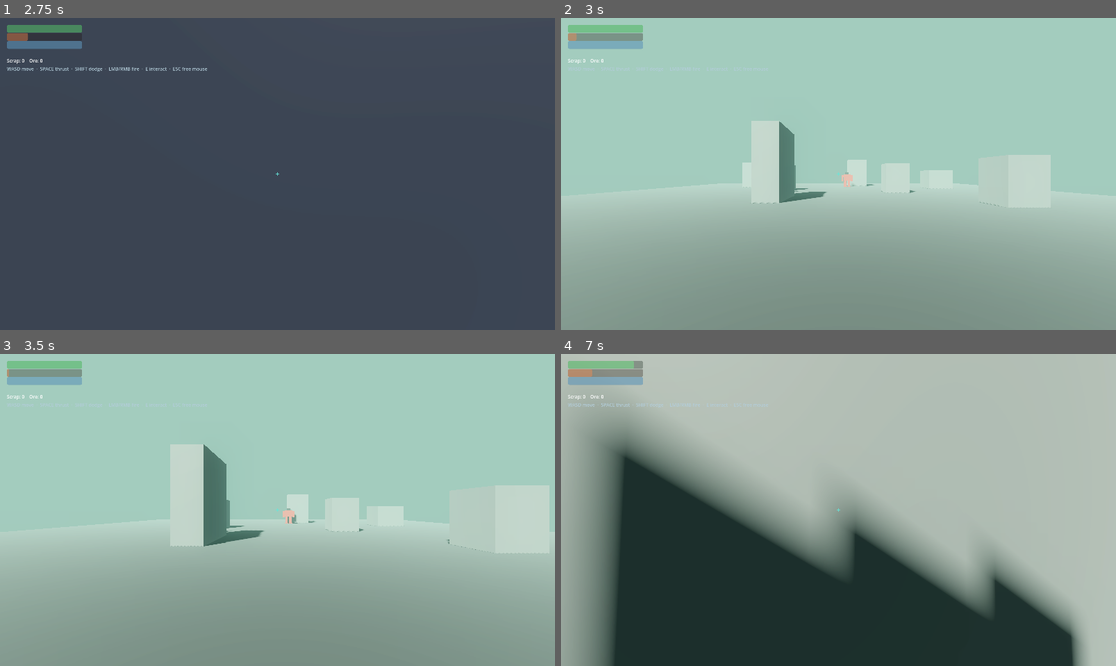
Above: before the commit, frames 1-4 (two rows, left to right).
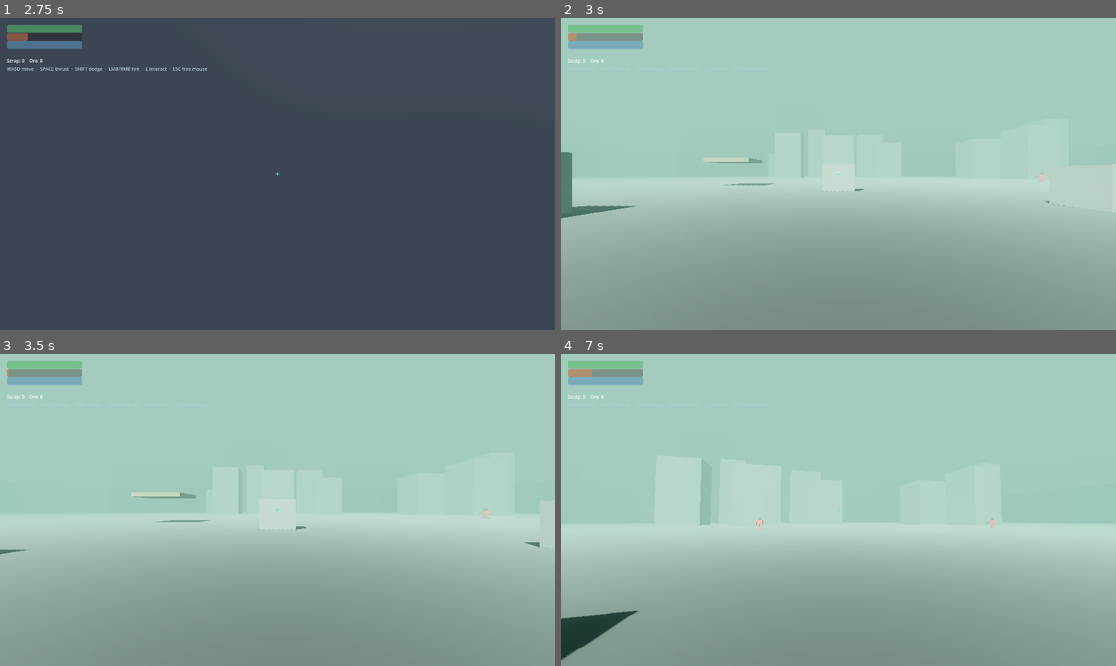
Above: after the commit, the same moments.

Repository: Shinigami92/ironhaul
Game: Godot game, scene res://scenes/main.tscn
Two runs of this game, one before a commit and one after it. Both use one fixed random seed, a clock stepped at 60 frames per second and the inputs below.
Inputs (mouse positions are in pixels of both pictures, inside the frame that each line leads up to):
- Up to frame 1 (2.75 s): tap Enter at 0.5 s; move the mouse to (305, 174) at 0.52 s; hold W (move_forward) from 0.53 s (still down); tap Shift (dodge) at 0.6 s; click (305, 174) at 0.67 s; move the mouse to (249, 174) at 1.27 s; click (249, 174) at 1.35 s; move the mouse to (288, 167) at 2.02 s; right-click (288, 167) at 2.1 s
- Up to frame 2 (3 s): keep holding W (move_forward); move the mouse to (832, 180) at 2.77 s; tap E (interact) at 2.85 s; click (832, 180) at 2.92 s
- Up to frame 3 (3.5 s): keep holding W (move_forward)
- Up to frame 4 (7 s): move the mouse to (877, 513) at 3.52 s; tap Alt at 3.6 s; move the mouse to (794, 506) at 4.27 s; tap Ctrl at 4.35 s; move the mouse to (844, 510) at 5.02 s; tap Shift (dodge) at 5.1 s; click (844, 510) at 5.17 s; move the mouse to (816, 503) at 5.77 s; release W (move_forward) at 5.78 s; hold D (move_right) 5.78-6.53 s; click (816, 503) at 5.85 s; move the mouse to (866, 510) at 6.52 s; hold W (move_forward) from 6.53 s (still down); right-click (866, 510) at 6.6 s

Frame 1 is identical in both runs. In frame 2, 3.3% of the frame differs, in the area x 0-100%, y 32-65%; in frame 3, 4.8%; in frame 4, 56%, in the area x 0-100%, y 2-100%.

Commit message:
feat: expand arena to 500m city with districts, walls, and grunt respawn

Diff:
--- a/scenes/arena/arena.gd
+++ b/scenes/arena/arena.gd
@@ -1,29 +1,132 @@
+@tool
 extends Node3D
 
-const ARENA_SIZE: float = 80.0
-const RETURN_ZONE_POS: Vector3 = Vector3(0, 0.3, 36.0)
+# `@tool` so the static city geometry renders inside the Godot editor when
+# arena.tscn is opened. Dynamic spawning (player, enemies, HUD, signal wiring)
+# is guarded by `Engine.is_editor_hint()` so the editor only shows the world,
+# not runtime entities.
+
+const ARENA_HALF: float = 250.0  # full arena is 500×500m
+const WALL_HEIGHT: float = 30.0
+const WALL_THICKNESS: float = 2.0
 const KILL_PLANE_Y: float = -20.0
-const RESPAWN_DELAY_SEC: float = 2.0
+const PLAYER_RESPAWN_DELAY_SEC: float = 2.0
+const GRUNT_RESPAWN_DELAY_SEC: float = 10.0
+
+const RETURN_ZONE_POS: Vector3 = Vector3(180, 0.3, -180)
+const PLAYER_SPAWN_POS: Vector3 = Vector3(0, 0.2, 0)
+
+const GROUND_COLOR: Color = Color(0.22, 0.24, 0.26)
+const WALL_COLOR: Color = Color(0.18, 0.20, 0.22)
+const BUILDING_COLOR: Color = Color(0.30, 0.32, 0.34)
+const PLATFORM_COLOR: Color = Color(0.40, 0.36, 0.28)
+const PLAZA_COVER_COLOR: Color = Color(0.40, 0.42, 0.44)
+
+# Tall, varied "building" boxes clustered in four cardinal districts plus two
+# smaller diagonal clusters. Edit entries here to reshape the city — arena.gd
+# rebuilds the full layout whenever the scene is (re)loaded.
+const BUILDINGS: Array = [
+	# North district
+	{"pos": Vector3(0, 15, -150), "size": Vector3(22, 30, 16)},
+	{"pos": Vector3(-40, 18, -170), "size": Vector3(20, 36, 18)},
+	{"pos": Vector3(40, 14, -170), "size": Vector3(18, 28, 20)},
+	{"pos": Vector3(-20, 22, -200), "size": Vector3(16, 44, 22)},
+	{"pos": Vector3(30, 20, -200), "size": Vector3(22, 40, 18)},
+	{"pos": Vector3(-60, 12, -220), "size": Vector3(24, 24, 20)},
+	# South district
+	{"pos": Vector3(0, 16, 150), "size": Vector3(24, 32, 18)},
+	{"pos": Vector3(-35, 14, 170), "size": Vector3(18, 28, 16)},
+	{"pos": Vector3(45, 20, 170), "size": Vector3(20, 40, 20)},
+	{"pos": Vector3(-15, 22, 200), "size": Vector3(22, 44, 18)},
+	{"pos": Vector3(40, 18, 210), "size": Vector3(18, 36, 22)},
+	{"pos": Vector3(-50, 15, 225), "size": Vector3(26, 30, 18)},
+	# East district
+	{"pos": Vector3(150, 18, 0), "size": Vector3(16, 36, 22)},
+	{"pos": Vector3(180, 14, -30), "size": Vector3(20, 28, 18)},
+	{"pos": Vector3(160, 20, 40), "size": Vector3(18, 40, 20)},
+	{"pos": Vector3(210, 22, 10), "size": Vector3(22, 44, 18)},
+	{"pos": Vector3(190, 16, 55), "size": Vector3(20, 32, 16)},
+	{"pos": Vector3(220, 12, -45), "size": Vector3(18, 24, 22)},
+	# West district
+	{"pos": Vector3(-150, 16, 0), "size": Vector3(20, 32, 20)},
+	{"pos": Vector3(-175, 20, -35), "size": Vector3(18, 40, 18)},
+	{"pos": Vector3(-155, 14, 35), "size": Vector3(22, 28, 20)},
+	{"pos": Vector3(-205, 18, 5), "size": Vector3(16, 36, 22)},
+	{"pos": Vector3(-190, 22, -50), "size": Vector3(20, 44, 18)},
+	{"pos": Vector3(-215, 14, 55), "size": Vector3(22, 28, 16)},
+	# NE small cluster
+	{"pos": Vector3(120, 16, -130), "size": Vector3(18, 32, 20)},
+	{"pos": Vector3(145, 20, -145), "size": Vector3(16, 40, 18)},
+	{"pos": Vector3(105, 14, -155), "size": Vector3(20, 28, 22)},
+	# SW small cluster
+	{"pos": Vector3(-125, 16, 130), "size": Vector3(20, 32, 18)},
+	{"pos": Vector3(-150, 18, 145), "size": Vector3(18, 36, 20)},
+	{"pos": Vector3(-110, 14, 155), "size": Vector3(22, 28, 16)},
+]
+
+# Thin elevated slabs between the plaza and the outer districts. Thrust-up to
+# reach them for a temporary high ground.
+const PLATFORMS: Array = [
+	{"pos": Vector3(-30, 7, -60), "size": Vector3(12, 1, 10)},
+	{"pos": Vector3(30, 8, 60), "size": Vector3(14, 1, 12)},
+	{"pos": Vector3(60, 7, 0), "size": Vector3(12, 1, 12)},
+	{"pos": Vector3(-60, 8, 20), "size": Vector3(10, 1, 10)},
+]
+
+# Small cover blocks scattered across the central plaza.
+const PLAZA_COVER: Array = [
+	{"pos": Vector3(15, 2.5, 15), "size": Vector3(5, 5, 5)},
+	{"pos": Vector3(-18, 3.0, 20), "size": Vector3(6, 6, 5)},
+	{"pos": Vector3(25, 2.0, -20), "size": Vector3(5, 4, 5)},
+	{"pos": Vector3(-25, 2.5, -15), "size": Vector3(5, 5, 6)},
+	{"pos": Vector3(5, 3.0, 40), "size": Vector3(4, 6, 4)},
+	{"pos": Vector3(0, 2.5, -40), "size": Vector3(6, 5, 4)},
+]
+
+# Grunt spawn points — one grunt spawns per point on arena load, and the
+# corresponding point respawns GRUNT_RESPAWN_DELAY_SEC after each death.
+const ENEMY_SPAWN_POINTS: Array[Vector3] = [
+	Vector3(0, 0.2, -100),
+	Vector3(0, 0.2, 100),
+	Vector3(100, 0.2, 0),
+	Vector3(-100, 0.2, 0),
+	Vector3(80, 0.2, -80),
+	Vector3(-80, 0.2, 80),
+]
+
+const GRUNT_SCRIPT := preload("res://scripts/enemy/grunt.gd")
+const HUD_SCRIPT := preload("res://scripts/ui/hud.gd")
 
 var player: Mech
 var return_area: Area3D
 var return_label: Label3D
 var player_in_return: bool = false
-var _respawn_triggered: bool = false
+
+var _player_respawn_triggered: bool = false
 
 
 func _ready() -> void:
 	_build_ground()
 	_build_worldenvironment()
-	_build_cover()
-	_build_return_zone()
+	_build_perimeter_walls()
+	_build_boxes(BUILDINGS, BUILDING_COLOR)
+	_build_boxes(PLATFORMS, PLATFORM_COLOR)
+	_build_boxes(PLAZA_COVER, PLAZA_COVER_COLOR)
+	_build_return_zone_marker()
+
+	if Engine.is_editor_hint():
+		return
+
+	_build_return_zone_trigger()
 	_spawn_player()
 	player.died.connect(_on_player_died)
-	_spawn_enemies()
+	_spawn_initial_grunts()
 	_spawn_hud()
 
 
 func _process(_delta: float) -> void:
+	if Engine.is_editor_hint():
+		return
 	if player_in_return and Input.is_action_just_pressed("interact"):
 		SaveManager.save_game()
 		SceneManager.go_to_hub()
@@ -31,39 +134,72 @@
 
 
 func _check_kill_plane() -> void:
-	if player == null or player.is_dead:
-		return
-	if player.global_position.y < KILL_PLANE_Y:
+	for node in get_tree().get_nodes_in_group("player_mech"):
+		_maybe_kill_by_plane(node)
+	for node in get_tree().get_nodes_in_group("enemy_mech"):
+		_maybe_kill_by_plane(node)
+
+
+func _maybe_kill_by_plane(node: Node) -> void:
+	if not (node is Mech):
+		return
+	var mech := node as Mech
+	if mech.is_dead:
+		return
+	if mech.global_position.y < KILL_PLANE_Y:
 		# Overkill guarantees the died signal fires regardless of max_health tuning.
-		player.take_damage(player.max_health * 10.0)
+		mech.take_damage(mech.max_health * 10.0)
 
 
 func _on_player_died() -> void:
-	if _respawn_triggered:
-		return
-	_respawn_triggered = true
-	await get_tree().create_timer(RESPAWN_DELAY_SEC).timeout
+	if _player_respawn_triggered:
+		return
+	_player_respawn_triggered = true
+	await get_tree().create_timer(PLAYER_RESPAWN_DELAY_SEC).timeout
 	SceneManager.go_to_hub()
 
 
+func _spawn_initial_grunts() -> void:
+	for i in ENEMY_SPAWN_POINTS.size():
+		_spawn_grunt_at(i)
+
+
+func _spawn_grunt_at(spawn_index: int) -> void:
+	var grunt: Grunt = GRUNT_SCRIPT.new()
+	grunt.position = ENEMY_SPAWN_POINTS[spawn_index]
+	grunt.died.connect(_on_grunt_died.bind(spawn_index))
+	add_child(grunt)
+
+
+func _on_grunt_died(spawn_index: int) -> void:
+	await get_tree().create_timer(GRUNT_RESPAWN_DELAY_SEC).timeout
+	if not is_inside_tree():
+		return
+	_spawn_grunt_at(spawn_index)
+
+
+# ---- Static geometry ---------------------------------------------------------
+
+
 func _build_ground() -> void:
-	var body := StaticBody3D.new()
-	var col := CollisionShape3D.new()
-	var shape := BoxShape3D.new()
-	shape.size = Vector3(ARENA_SIZE, 1.0, ARENA_SIZE)
-	col.shape = shape
-	body.add_child(col)
-	var mi := MeshInstance3D.new()
-	var mesh := BoxMesh.new()
-	mesh.size = Vector3(ARENA_SIZE, 1.0, ARENA_SIZE)
-	mi.mesh = mesh
-	var mat := StandardMaterial3D.new()
-	mat.albedo_color = Color(0.22, 0.24, 0.26)
-	mat.roughness = 0.9
-	mi.material_override = mat
-	body.add_child(mi)
-	body.position = Vector3(0, -0.5, 0)
-	add_child(body)
+	var size := Vector3(ARENA_HALF * 2.0, 1.0, ARENA_HALF * 2.0)
+	_make_static_box(size, Vector3(0, -0.5, 0), GROUND_COLOR)
+
+
+func _build_perimeter_walls() -> void:
+	var half := ARENA_HALF
+	var y := WALL_HEIGHT * 0.5
+	var long_size := Vector3(half * 2.0, WALL_HEIGHT, WALL_THICKNESS)
+	var wide_size := Vector3(WALL_THICKNESS, WALL_HEIGHT, half * 2.0)
+	_make_static_box(long_size, Vector3(0, y, -half), WALL_COLOR)
+	_make_static_box(long_size, Vector3(0, y, half), WALL_COLOR)
+	_make_static_box(wide_size, Vector3(-half, y, 0), WALL_COLOR)
+	_make_static_box(wide_size, Vector3(half, y, 0), WALL_COLOR)
+
+
+func _build_boxes(specs: Array, color: Color) -> void:
+	for spec in specs:
+		_make_static_box(spec["size"], spec["pos"], color)
 
 
 func _build_worldenvironment() -> void:
@@ -108,25 +244,7 @@
 	add_child(sun)
 
 
-func _build_cover() -> void:
-	var cube_mat := StandardMaterial3D.new()
-	cube_mat.albedo_color = Color(0.4, 0.42, 0.44)
-	cube_mat.roughness = 0.78
-
-	var spawns := [
-		{"size": Vector3(4, 5, 4), "pos": Vector3(10, 2.5, -5)},
-		{"size": Vector3(6, 5, 3), "pos": Vector3(-12, 2.5, -10)},
-		{"size": Vector3(5, 7, 5), "pos": Vector3(5, 3.5, -25)},
-		{"size": Vector3(3, 9, 8), "pos": Vector3(-8, 4.5, 5)},
-		{"size": Vector3(4, 5, 4), "pos": Vector3(18, 2.5, 10)},
-		{"size": Vector3(6, 6, 5), "pos": Vector3(-20, 3, -20)},
-		{"size": Vector3(5, 4, 5), "pos": Vector3(22, 2.0, -15)},
-	]
-	for spawn in spawns:
-		_make_cover(spawn["size"], spawn["pos"], cube_mat)
-
-
-func _build_return_zone() -> void:
+func _build_return_zone_marker() -> void:
 	var marker_mat := StandardMaterial3D.new()
 	marker_mat.albedo_color = Color(0.9, 0.45, 0.2)
 	marker_mat.emission_enabled = true
@@ -143,6 +261,11 @@
 	marker.position = RETURN_ZONE_POS
 	add_child(marker)
 
+
+# ---- Runtime-only -----------------------------------------------------------
+
+
+func _build_return_zone_trigger() -> void:
 	return_area = Area3D.new()
 	return_area.position = RETURN_ZONE_POS
 	var col := CollisionShape3D.new()
@@ -180,27 +303,16 @@
 func _spawn_player() -> void:
 	player = Mech.new()
 	player.is_enemy = false
-	player.position = Vector3(0, 0.2, 32)
+	player.position = PLAYER_SPAWN_POS
 	add_child(player)
 
 
-func _spawn_enemies() -> void:
-	var positions := [
-		Vector3(2, 0.2, -18),
-		Vector3(-10, 0.2, -5),
-	]
-	for pos in positions:
-		var grunt: CharacterBody3D = preload("res://scripts/enemy/grunt.gd").new()
-		grunt.position = pos
-		add_child(grunt)
-
-
 func _spawn_hud() -> void:
-	var hud: CanvasLayer = preload("res://scripts/ui/hud.gd").new()
+	var hud: CanvasLayer = HUD_SCRIPT.new()
 	add_child(hud)
 
 
-func _make_cover(size: Vector3, pos: Vector3, mat: Material) -> void:
+func _make_static_box(size: Vector3, pos: Vector3, color: Color) -> void:
 	var body := StaticBody3D.new()
 	body.position = pos
 	var col := CollisionShape3D.new()
@@ -212,6 +324,9 @@
 	var mesh := BoxMesh.new()
 	mesh.size = size
 	mi.mesh = mesh
+	var mat := StandardMaterial3D.new()
+	mat.albedo_color = color
+	mat.roughness = 0.85
 	mi.material_override = mat
 	body.add_child(mi)
 	add_child(body)
